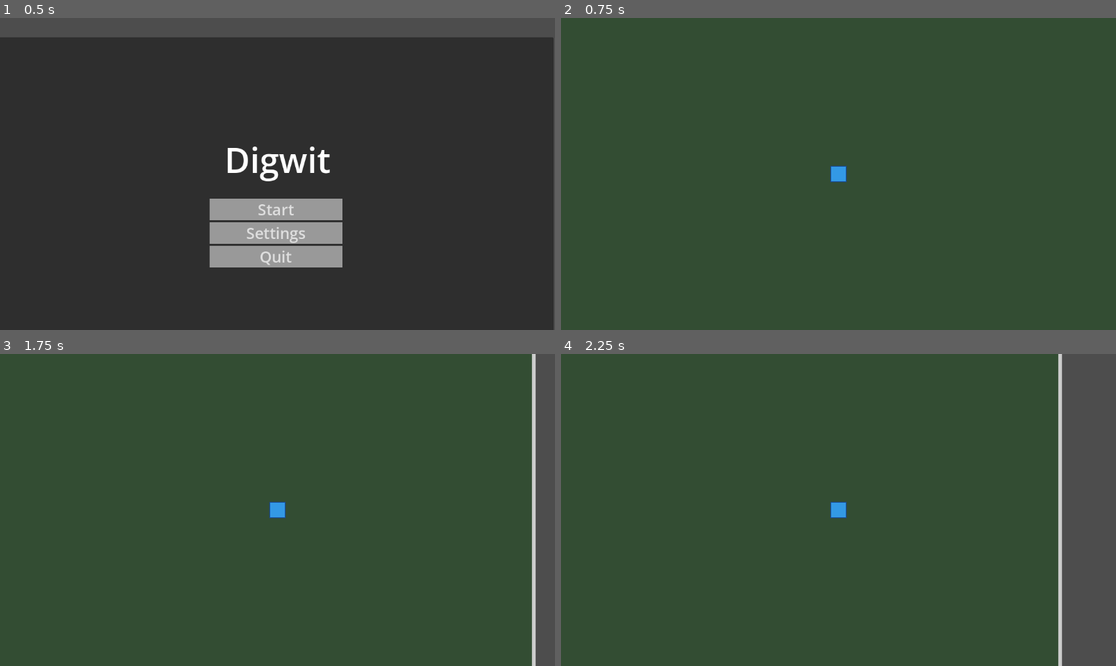
Above: before the commit, frames 1-4 (two rows, left to right).
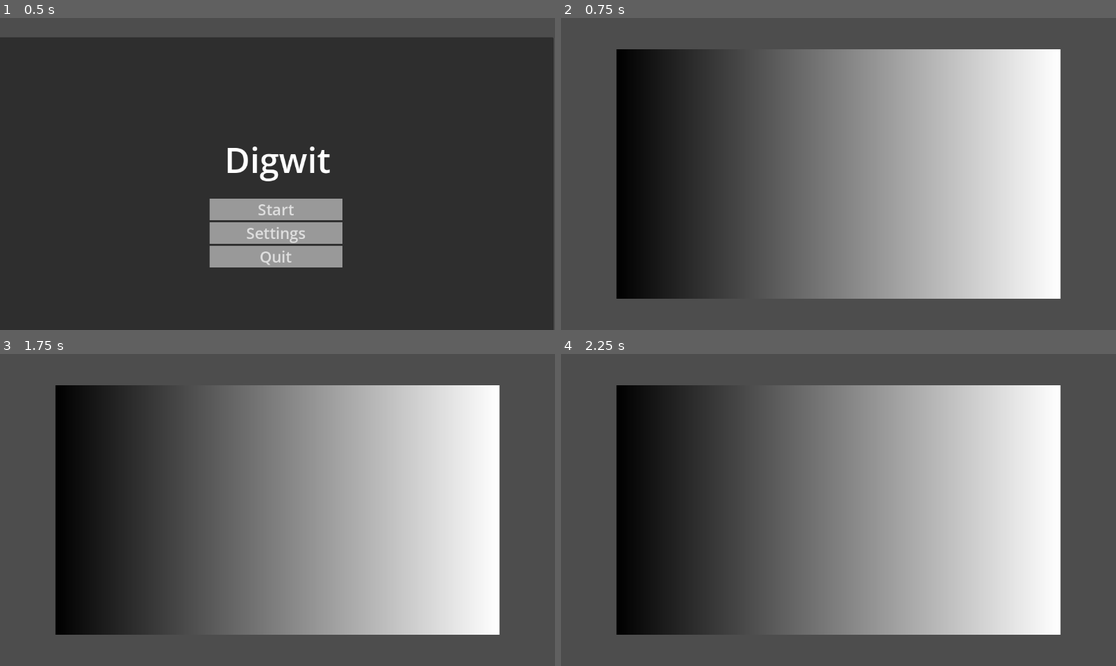
Above: after the commit, the same moments.

Repository: d-v-b/ld58
Game: Godot game, scene res://scenes/main_menu.tscn
The game is run twice, just before and just after one commit, with the same random seed, the same clock (stepped at 60 frames per second) and the same inputs.
Inputs:
- Up to frame 1 (0.5 s): no input
- Up to frame 2 (0.75 s): click "Start" at 0.5 s
- Up to frame 3 (1.75 s): tap Enter at 1.25 s; hold Right (ui_right) from 1.28 s (still down)
- Up to frame 4 (2.25 s): release Right (ui_right) at 2.03 s; hold Down (ui_down) from 2.03 s (still down)

Frame 1 is identical in both runs. In frame 2, 94% of the frame differs, in the area x 0-100%, y 0-100%; in frame 3, 91%; in frame 4, 85%.
Error after the commit: Cannot call method 'storage_buffer_create' on a null value. (res://scripts/world-render.gd:35)

Commit message:
added some compute shader stuff (does it even work on web?)

Diff:
--- a/Collector/scenes/game.tscn
+++ b/Collector/scenes/game.tscn
@@ -1,7 +1,13 @@
-[gd_scene load_steps=3 format=3 uid="uid://tsmtvocl2gs3"]
+[gd_scene load_steps=6 format=3 uid="uid://tsmtvocl2gs3"]
 
 [ext_resource type="Script" uid="uid://b7k8d2qq5wept" path="res://scripts/game.gd" id="1_qbsmt"]
-[ext_resource type="PackedScene" uid="uid://bjlhj3x4t8g4p" path="res://scenes/player.tscn" id="2_cpr0p"]
+[ext_resource type="PackedScene" uid="uid://cgohnh6jevo5g" path="res://scenes/player.tscn" id="2_cpr0p"]
+[ext_resource type="Script" uid="uid://cfaajy3fern7l" path="res://scripts/world-render.gd" id="2_lnu2h"]
+
+[sub_resource type="Gradient" id="Gradient_yqjtg"]
+
+[sub_resource type="GradientTexture1D" id="GradientTexture1D_lnu2h"]
+gradient = SubResource("Gradient_yqjtg")
 
 [node name="Main" type="Node2D"]
 script = ExtResource("1_qbsmt")
@@ -9,9 +15,19 @@
 [node name="Camera2D" type="Camera2D" parent="."]
 zoom = Vector2(0.8, 0.8)
 
+[node name="TextureRect" type="TextureRect" parent="Camera2D"]
+z_index = 1
+offset_left = -561.0
+offset_top = -393.0
+offset_right = 531.0
+offset_bottom = 388.0
+texture = SubResource("GradientTexture1D_lnu2h")
+script = ExtResource("2_lnu2h")
+
 [node name="Arena" type="Node2D" parent="."]
 
 [node name="ArenaBackground" type="ColorRect" parent="Arena"]
+visible = false
 offset_left = -800.0
 offset_top = -600.0
 offset_right = 800.0
@@ -19,6 +35,7 @@
 color = Color(0.2, 0.3, 0.2, 1)
 
 [node name="ArenaBorder" type="Line2D" parent="Arena"]
+visible = false
 points = PackedVector2Array(-800, -600, 800, -600, 800, 600, -800, 600, -800, -600)
 default_color = Color(0.8, 0.8, 0.8, 1)
 
--- /dev/null
+++ b/Collector/scripts/world-render.gd
@@ -0,0 +1,121 @@
+extends TextureRect
+
+var grid_buffer : RID
+var grid_texture : Texture2DRD
+var shader_path = "res://shaders/world_renderer.glsl"
+
+var texture_atlas : Texture2DRD
+
+var shader : RID
+var pipeline : RID
+var uniform_set : RID
+
+var viewport_size : Vector2i
+
+func _ready() -> void:
+	var rd := RenderingServer.get_rendering_device()  # Access the low-level RenderingDevice
+	viewport_size = get_viewport_rect().size.floor()
+
+	size = get_viewport_rect().size
+
+	position = -size * 0.5
+	print(size)
+
+	var _size: Vector2i = Vector2i(WorldGrid.SIZE)
+
+	# Just one integer (4 bytes)
+	var data := PackedByteArray()
+	data.resize(4 * _size.x * _size.y)
+	var counter = 0
+	for y in WorldGrid.SIZE.y:
+		for x in WorldGrid.SIZE.x:
+			data.encode_s32(counter, WorldGrid.get_cell(x, y).value)
+			counter += 4
+
+	grid_buffer = rd.storage_buffer_create(data.size(), data)
+
+	var tex_format := RDTextureFormat.new()
+	tex_format.format = RenderingDevice.DATA_FORMAT_R32G32B32A32_SFLOAT
+	tex_format.width = viewport_size.x
+	tex_format.height = viewport_size.y
+	tex_format.usage_bits = RenderingDevice.TEXTURE_USAGE_STORAGE_BIT | RenderingDevice.TEXTURE_USAGE_SAMPLING_BIT
+
+	var texture_atlas_tex2d: Texture2D = load("res://assets/texture_atlas.png")
+	var texture_atlas_img: Image = texture_atlas_tex2d.get_image()
+	texture_atlas_img.convert(Image.FORMAT_RGBA8)
+	var texture_atlas_view := RDTextureView.new()
+
+	var atlas_format := RDTextureFormat.new()
+	atlas_format.width = texture_atlas_img.get_width()
+	atlas_format.height = texture_atlas_img.get_height()
+	atlas_format.format = RenderingDevice.DATA_FORMAT_R8G8B8A8_UNORM
+	atlas_format.usage_bits = RenderingDevice.TEXTURE_USAGE_SAMPLING_BIT
+
+	var texture_atlas_rid := rd.texture_create(atlas_format, texture_atlas_view, [texture_atlas_img.get_data()])
+
+	texture_atlas = Texture2DRD.new()
+	texture_atlas.texture_rd_rid = texture_atlas_rid
+
+	grid_texture = Texture2DRD.new()
+
+	grid_texture.texture_rd_rid = rd.texture_create(tex_format, RDTextureView.new())
+
+	_load_pipeline()
+
+	texture = grid_texture
+
+
+func _process(_delta: float) -> void:
+	_run_pipeline()
+
+
+func _load_pipeline():
+	var rd := RenderingServer.get_rendering_device()
+	var shader_file = load(shader_path)
+	shader = rd.shader_create_from_spirv(shader_file.get_spirv())
+	pipeline = rd.compute_pipeline_create(shader)
+
+	var nearest_sampler := RDSamplerState.new()
+	nearest_sampler.min_filter = RenderingDevice.SAMPLER_FILTER_NEAREST
+	nearest_sampler.mag_filter = RenderingDevice.SAMPLER_FILTER_NEAREST
+
+	var buffer_uniform := RDUniform.new()
+	buffer_uniform.uniform_type = RenderingDevice.UNIFORM_TYPE_STORAGE_BUFFER
+	buffer_uniform.binding = 0
+	buffer_uniform.add_id(grid_buffer)
+
+	var texture_uniform := RDUniform.new()
+	texture_uniform.uniform_type = RenderingDevice.UNIFORM_TYPE_IMAGE
+	texture_uniform.binding = 1
+	texture_uniform.add_id(grid_texture.texture_rd_rid)
+
+	var texture_atlas_uniform := RDUniform.new()
+	texture_atlas_uniform.uniform_type = RenderingDevice.UNIFORM_TYPE_SAMPLER_WITH_TEXTURE
+	texture_atlas_uniform.binding = 2
+	texture_atlas_uniform.add_id(rd.sampler_create(nearest_sampler))
+	texture_atlas_uniform.add_id(texture_atlas.texture_rd_rid)
+
+
+
+	uniform_set = rd.uniform_set_create([buffer_uniform, texture_uniform, texture_atlas_uniform], shader, 0)
+
+func _run_pipeline():
+	var push_data := PackedByteArray()
+	push_data.resize(48)
+	push_data.encode_s32(0, WorldGrid.SIZE.x)
+	push_data.encode_s32(4, WorldGrid.SIZE.y)
+	push_data.encode_float(8, WorldGrid.starting_position.x)
+	push_data.encode_float(12, WorldGrid.starting_position.y)
+	push_data.encode_float(16, WorldGrid.CELL_SIZE)
+	push_data.encode_float(20, get_viewport().get_camera_2d().position.x)
+	push_data.encode_float(24, get_viewport().get_camera_2d().position.y)
+	push_data.encode_float(28, viewport_size.x)
+	push_data.encode_float(32, viewport_size.y)
+
+	var rd := RenderingServer.get_rendering_device()
+	var list := rd.compute_list_begin()
+	rd.compute_list_bind_compute_pipeline(list, pipeline)
+	rd.compute_list_bind_uniform_set(list, uniform_set, 0)
+	rd.compute_list_set_push_constant(list, push_data, push_data.size())
+	rd.compute_list_dispatch(list, ceil(viewport_size.x / 16), ceil(viewport_size.y / 16), 1)
+	rd.compute_list_end()
--- /dev/null
+++ b/Collector/scripts/world-renderer2.gd
@@ -0,0 +1,118 @@
+extends TextureRect
+
+var grid_buffer : RID
+var grid_texture : Texture2DRD
+var shader_path = "res://shaders/world_renderer.glsl"
+
+var texture_atlas : Texture2DRD
+
+var shader : RID
+var pipeline : RID
+var uniform_set : RID
+
+var viewport_size : Vector2i
+
+func _ready() -> void:
+	var rd := RenderingServer.get_rendering_device()  # Access the low-level RenderingDevice
+	viewport_size = get_viewport_rect().size.floor()
+
+	size = get_viewport_rect().size
+	position = -size * 0.5
+
+	var _size: Vector2i = Vector2i(WorldGrid.SIZE)
+
+	var data := PackedByteArray()
+	data.resize(4 * _size.x * _size.y)
+	var counter = 0
+	for y in WorldGrid.SIZE.y:
+		for x in WorldGrid.SIZE.x:
+			data.encode_s32(counter, WorldGrid.get_cell(x, y).value)
+			counter += 4
+
+	grid_buffer = rd.storage_buffer_create(data.size(), data)
+
+	var tex_format := RDTextureFormat.new()
+	tex_format.format = RenderingDevice.DATA_FORMAT_R32G32B32A32_SFLOAT
+	tex_format.width = viewport_size.x
+	tex_format.height = viewport_size.y
+	tex_format.usage_bits = RenderingDevice.TEXTURE_USAGE_STORAGE_BIT | RenderingDevice.TEXTURE_USAGE_SAMPLING_BIT
+
+	var texture_atlas_tex2d: Texture2D = load("res://assets/texture_atlas.png")
+	var texture_atlas_img: Image = texture_atlas_tex2d.get_image()
+	texture_atlas_img.convert(Image.FORMAT_RGBA8)
+	var texture_atlas_view := RDTextureView.new()
+
+	var atlas_format := RDTextureFormat.new()
+	atlas_format.width = texture_atlas_img.get_width()
+	atlas_format.height = texture_atlas_img.get_height()
+	atlas_format.format = RenderingDevice.DATA_FORMAT_R8G8B8A8_UNORM
+	atlas_format.usage_bits = RenderingDevice.TEXTURE_USAGE_SAMPLING_BIT
+
+	var texture_atlas_rid := rd.texture_create(atlas_format, texture_atlas_view, [texture_atlas_img.get_data()])
+
+	texture_atlas = Texture2DRD.new()
+	texture_atlas.texture_rd_rid = texture_atlas_rid
+
+	grid_texture = Texture2DRD.new()
+
+	grid_texture.texture_rd_rid = rd.texture_create(tex_format, RDTextureView.new())
+
+	_load_pipeline()
+
+	texture = grid_texture
+
+
+func _process(_delta: float) -> void:
+	_run_pipeline()
+
+
+func _load_pipeline():
+	var rd := RenderingServer.get_rendering_device()
+	var shader_file = load(shader_path)
+	shader = rd.shader_create_from_spirv(shader_file.get_spirv())
+	pipeline = rd.compute_pipeline_create(shader)
+
+	var nearest_sampler := RDSamplerState.new()
+	nearest_sampler.min_filter = RenderingDevice.SAMPLER_FILTER_NEAREST
+	nearest_sampler.mag_filter = RenderingDevice.SAMPLER_FILTER_NEAREST
+
+	var buffer_uniform := RDUniform.new()
+	buffer_uniform.uniform_type = RenderingDevice.UNIFORM_TYPE_STORAGE_BUFFER
+	buffer_uniform.binding = 0
+	buffer_uniform.add_id(grid_buffer)
+
+	var texture_uniform := RDUniform.new()
+	texture_uniform.uniform_type = RenderingDevice.UNIFORM_TYPE_IMAGE
+	texture_uniform.binding = 1
+	texture_uniform.add_id(grid_texture.texture_rd_rid)
+
+	var texture_atlas_uniform := RDUniform.new()
+	texture_atlas_uniform.uniform_type = RenderingDevice.UNIFORM_TYPE_SAMPLER_WITH_TEXTURE
+	texture_atlas_uniform.binding = 2
+	texture_atlas_uniform.add_id(rd.sampler_create(nearest_sampler))
+	texture_atlas_uniform.add_id(texture_atlas.texture_rd_rid)
+
+
+
+	uniform_set = rd.uniform_set_create([buffer_uniform, texture_uniform, texture_atlas_uniform], shader, 0)
+
+func _run_pipeline():
+	var push_data := PackedByteArray()
+	push_data.resize(48)
+	push_data.encode_s32(0, WorldGrid.SIZE.x)
+	push_data.encode_s32(4, WorldGrid.SIZE.y)
+	push_data.encode_float(8, WorldGrid.starting_position.x)
+	push_data.encode_float(12, WorldGrid.starting_position.y)
+	push_data.encode_float(16, WorldGrid.CELL_SIZE)
+	push_data.encode_float(20, get_viewport().get_camera_2d().position.x)
+	push_data.encode_float(24, get_viewport().get_camera_2d().position.y)
+	push_data.encode_float(28, viewport_size.x)
+	push_data.encode_float(32, viewport_size.y)
+
+	var rd := RenderingServer.get_rendering_device()
+	var list := rd.compute_list_begin()
+	rd.compute_list_bind_compute_pipeline(list, pipeline)
+	rd.compute_list_bind_uniform_set(list, uniform_set, 0)
+	rd.compute_list_set_push_constant(list, push_data, push_data.size())
+	rd.compute_list_dispatch(list, ceil(viewport_size.x / 16), ceil(viewport_size.y / 16), 1)
+	rd.compute_list_end()
Binary file added: Collector/assets/texture_atlas.png
Not shown, added: Collector/assets/texture_atlas.png.import
Binary file added: Collector/assets/tiles.png
Not shown, added: Collector/assets/tiles.png.import
Not shown, added: Collector/scripts/world-render.gd.uid
Not shown, added: Collector/scripts/world-renderer2.gd.uid
Not shown, added: Collector/shaders/world_renderer.glsl
Not shown, added: Collector/shaders/world_renderer.glsl.import
